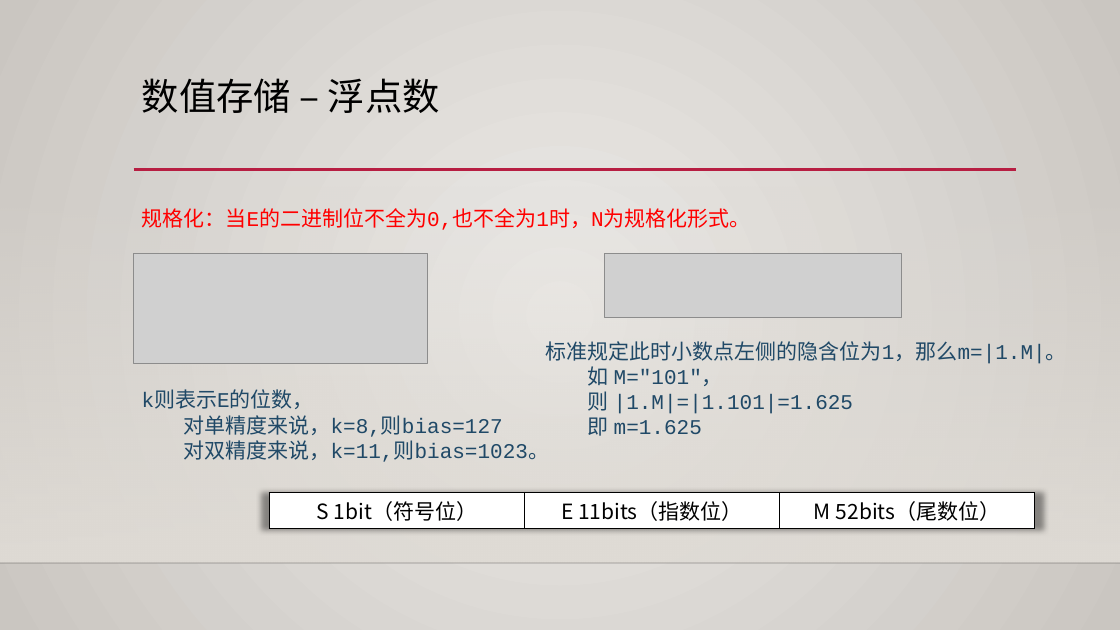
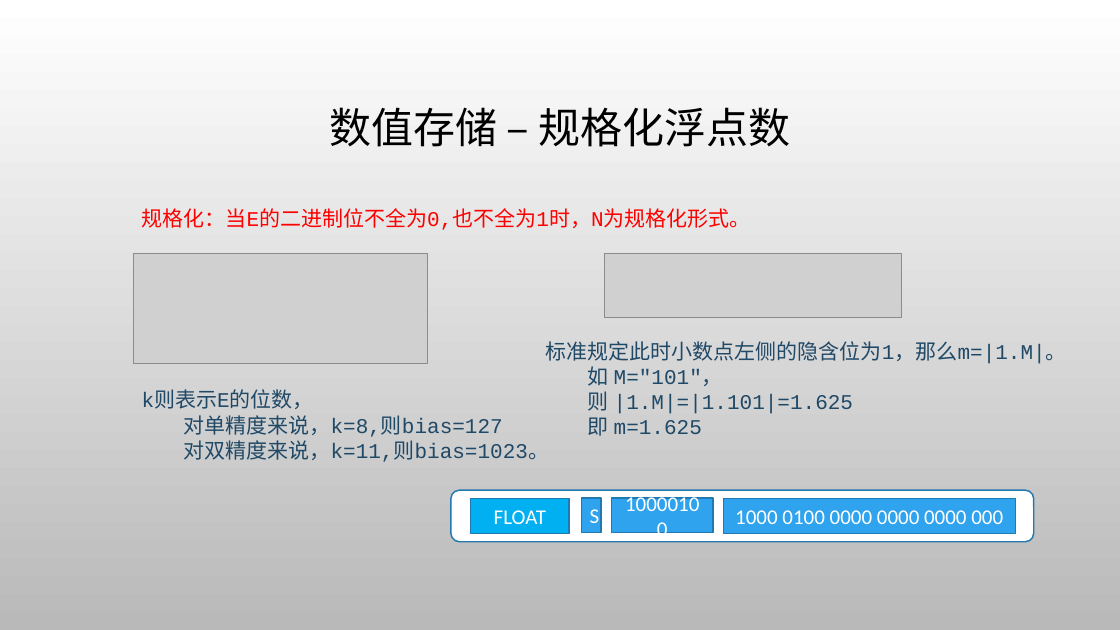
Before and after one commit to albertclass/Lessons, a slide deck: slide 11 of advance c++/courseware.pptx (slide 10 before the commit). Drawn at 1120x630 pixels with LibreOffice and Linux fonts; fonts in the diff are those of the drawing; grey boxes stand for pictures; background and template pictures are left out. Boxes give left, top, right and bottom in pixels: in the first picture for what was removed or moved away, otherwise in the second. Text is boxed around its words. In the diff, an @@ line names an element or a change of style, - is before the commit and + after.

```diff
--- a/advance c++/courseware.pptx
+++ b/advance c++/courseware.pptx
@@ background gradient #ECEAE7 to #CAC7C1 to picture (left out) @@
@@ title "数值存储 – 规格化浮点数" at bbox=[329, 107, 791, 147]: vertical alignment top to middle @@
@@ title at bbox=[329, 107, 791, 147]: text changed; size 32 to 36 pt @@
-数值存储 – 浮点数
+数值存储 – 规格化浮点数
@@ line removed from (134, 170) to (1017, 170) @@
@@ rectangle removed at bbox=[0, 186, 1120, 563] @@
@@ table removed at bbox=[269, 493, 1035, 528], 1 rows, 3 columns @@
-S 1bit（符号位） | E 11bits（指数位） | M 52bits（尾数位）
@@ group added at bbox=[451, 491, 1034, 542]: 4 rectangles, 1 rounded rectangle @@
+FLOAT
+S
+10000100
+1000 0100 0000 0000 0000 000
@@ line removed from (0, 563) to (1120, 563) @@
```
Also in this commit, not shown: 18 other slides changed, 4 slides added, 1 slide removed, 55 other files.
